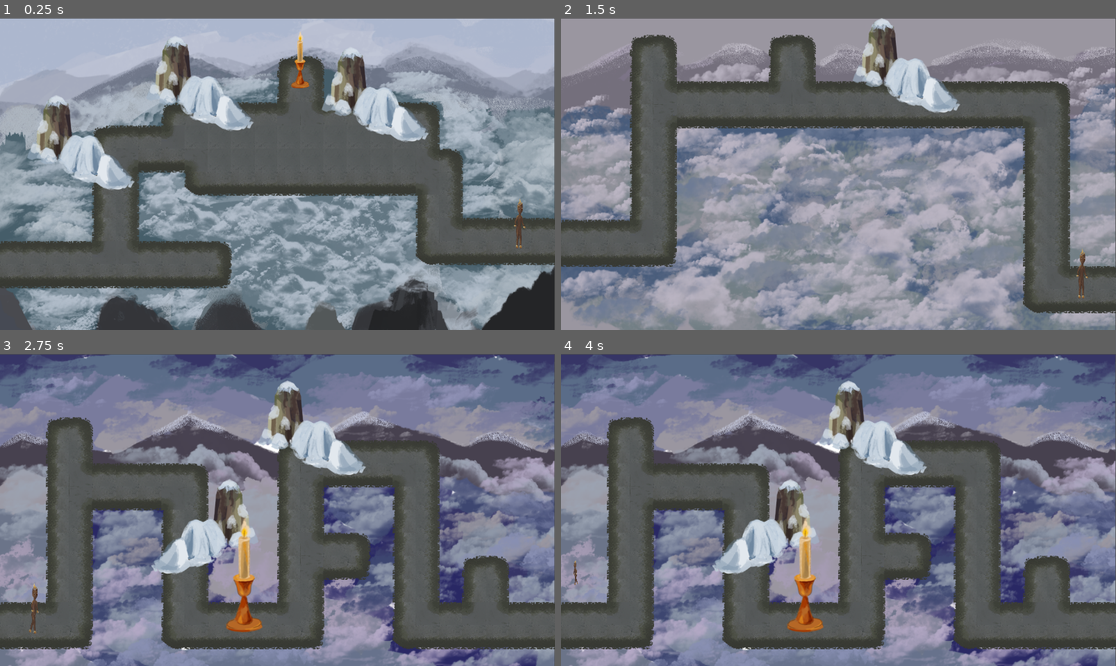
Above: before the commit, frames 1-4 (two rows, left to right).
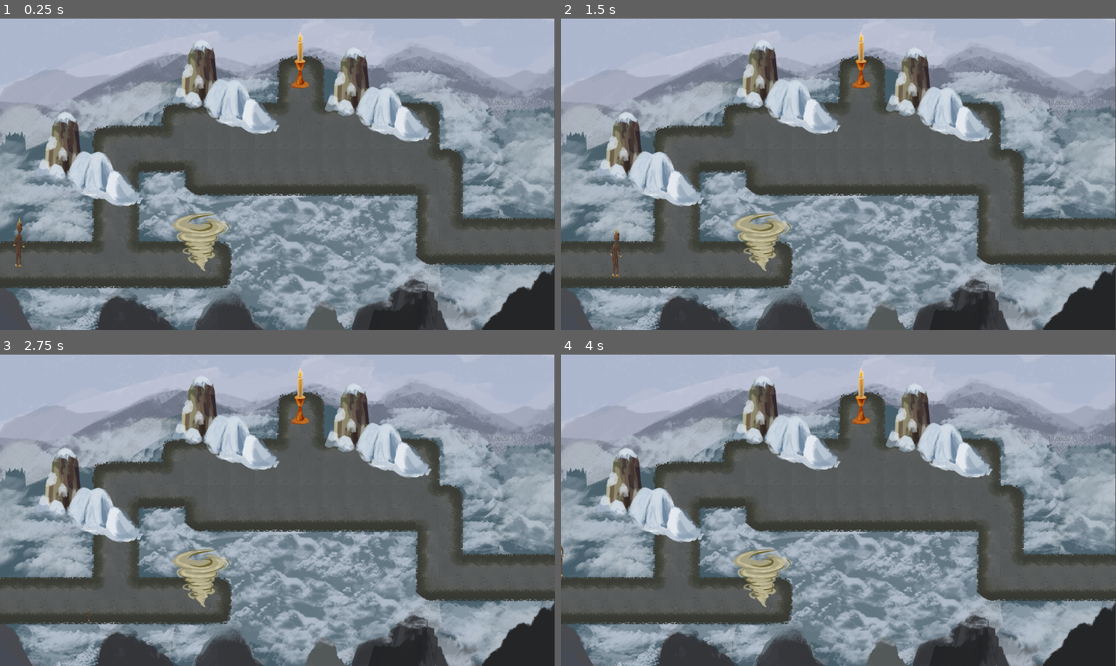
Above: after the commit, the same moments.

Repository: silvanasc804/on-off_labyrinth
Game: Godot game, scene res://scenes/levels/level_1.tscn
The game is run twice, just before and just after one commit, with the same random seed, the same clock (stepped at 60 frames per second) and the same inputs. This scene is started directly instead of the project's main scene.
Inputs:
- Up to frame 1 (0.25 s): no input
- Up to frame 2 (1.5 s): tap Enter at 0.5 s; hold D (right) 0.53-1.28 s; hold S (down) from 1.28 s (still down)
- Up to frame 3 (2.75 s): release S (down) at 2.03 s; hold D (right) from 2.03 s (still down)
- Up to frame 4 (4 s): tap Space at 2.75 s; release D (right) at 2.78 s; hold W (up) 2.78-3.53 s; hold A (left) from 3.53 s (still down)

The runs differ from the first frame. In frame 1, 8.4% of the frame differs, in the area x 2-95%, y 6-82%; in frame 2, 83%, in the area x 0-100%, y 0-100%; in frame 3, 82%; in frame 4, 82%.

Commit message:
Ubicacion de assets

Diff:
--- a/scenes/levels/level_1.tscn
+++ b/scenes/levels/level_1.tscn
@@ -1,10 +1,11 @@
-[gd_scene load_steps=13 format=4 uid="uid://bfj661mvprtap"]
+[gd_scene load_steps=14 format=4 uid="uid://bfj661mvprtap"]
 
 [ext_resource type="Texture2D" uid="uid://vvpdypqo4a7v" path="res://art/ground/path1.png" id="1_6iamk"]
 [ext_resource type="Texture2D" uid="uid://cyfkcxo1rgtf8" path="res://art/background/bg1.png" id="1_sk5k4"]
 [ext_resource type="Texture2D" uid="uid://dqhn67biprcsq" path="res://art/ground/path2.png" id="2_nsrm0"]
 [ext_resource type="PackedScene" uid="uid://cgawmsaxesbgn" path="res://scenes/interactive/mountain.tscn" id="3_nsrm0"]
 [ext_resource type="PackedScene" uid="uid://b06pcja47s3yq" path="res://scenes/interactive/vela.tscn" id="5_6761a"]
+[ext_resource type="PackedScene" uid="uid://ylipdnq5w5fs" path="res://scenes/interactive/tornado.tscn" id="5_qxy0u"]
 [ext_resource type="PackedScene" uid="uid://jxi0e4ke5w2n" path="res://scenes/player/player_on.tscn" id="6_s8va5"]
 [ext_resource type="PackedScene" uid="uid://em5vgs8c5ccr" path="res://scenes/gamecontroller/game_controller.tscn" id="7_oc4kc"]
 [ext_resource type="PackedScene" uid="uid://bgivxtt3pa8o4" path="res://scenes/interactive/level_change.tscn" id="8_s8va5"]
@@ -54,15 +55,15 @@
 tile_set = SubResource("TileSet_sk5k4")
 
 [node name="Area2D" parent="." instance=ExtResource("3_nsrm0")]
-position = Vector2(779, 159)
+position = Vector2(785, 159)
 scale = Vector2(0.697764, 0.7)
 
 [node name="Area2D2" parent="." instance=ExtResource("3_nsrm0")]
-position = Vector2(415, 136)
+position = Vector2(469, 143)
 scale = Vector2(0.7, 0.7)
 
 [node name="Area2D3" parent="." instance=ExtResource("3_nsrm0")]
-position = Vector2(168, 259)
+position = Vector2(186, 293)
 scale = Vector2(0.7, 0.7)
 
 [node name="vela" parent="." instance=ExtResource("5_6761a")]
@@ -70,7 +71,7 @@
 scale = Vector2(0.5, 0.5)
 
 [node name="player" parent="." instance=ExtResource("6_s8va5")]
-position = Vector2(1079, 427)
+position = Vector2(40, 467)
 
 [node name="GameController" parent="." instance=ExtResource("7_oc4kc")]
 
@@ -79,5 +80,9 @@
 
 [node name="Pause" parent="." instance=ExtResource("9_dga24")]
 
+[node name="tornado" parent="." instance=ExtResource("5_qxy0u")]
+position = Vector2(417, 465)
+scale = Vector2(0.6, 0.6)
+
 [connection signal="body_exited" from="camino" to="GameController" method="_on_camino_body_exited"]
 [connection signal="player_use" from="vela" to="GameController" method="_on_vela_player_use"]
--- a/scenes/levels/level_2.tscn
+++ b/scenes/levels/level_2.tscn
@@ -8,6 +8,7 @@
 [ext_resource type="PackedScene" uid="uid://jxi0e4ke5w2n" path="res://scenes/player/player_on.tscn" id="6_qpwj6"]
 [ext_resource type="PackedScene" uid="uid://bgivxtt3pa8o4" path="res://scenes/interactive/level_change.tscn" id="7_ibugp"]
 [ext_resource type="PackedScene" uid="uid://b1ae2rxtf20ps" path="res://scenes/userinterface/pause.tscn" id="8_8qukl"]
+[ext_resource type="PackedScene" uid="uid://ylipdnq5w5fs" path="res://scenes/interactive/tornado.tscn" id="9_3p04p"]
 
 [sub_resource type="TileSetAtlasSource" id="TileSetAtlasSource_fiq81"]
 texture = ExtResource("1_ra442")
@@ -55,11 +56,11 @@
 tile_set = SubResource("TileSet_8qukl")
 
 [node name="Area2D" parent="." instance=ExtResource("3_ra442")]
-position = Vector2(717, 99)
+position = Vector2(688, 117)
 scale = Vector2(0.7, 0.7)
 
 [node name="player" parent="." instance=ExtResource("6_qpwj6")]
-position = Vector2(1042, 511)
+position = Vector2(42, 421)
 
 [node name="GameController" parent="." instance=ExtResource("5_l37oo")]
 position = Vector2(481.688, 309.729)
@@ -69,4 +70,16 @@
 
 [node name="Pause" parent="." instance=ExtResource("8_8qukl")]
 
+[node name="tornado" parent="." instance=ExtResource("9_3p04p")]
+position = Vector2(195, 235)
+scale = Vector2(0.7, 0.7)
+speed = 190
+y_variation = 220
+
+[node name="tornado2" parent="." instance=ExtResource("9_3p04p")]
+position = Vector2(480, 96)
+scale = Vector2(0.7, 0.7)
+speed = 200
+y_variation = 55
+
 [connection signal="body_exited" from="camino" to="GameController" method="_on_camino_body_exited"]
--- a/scenes/levels/level_3.tscn
+++ b/scenes/levels/level_3.tscn
@@ -9,6 +9,7 @@
 [ext_resource type="PackedScene" uid="uid://jxi0e4ke5w2n" path="res://scenes/player/player_on.tscn" id="7_fkk1g"]
 [ext_resource type="PackedScene" uid="uid://bgivxtt3pa8o4" path="res://scenes/interactive/level_change.tscn" id="8_ugcn1"]
 [ext_resource type="PackedScene" uid="uid://b1ae2rxtf20ps" path="res://scenes/userinterface/pause.tscn" id="9_pimnq"]
+[ext_resource type="PackedScene" uid="uid://ylipdnq5w5fs" path="res://scenes/interactive/tornado.tscn" id="10_2bnyt"]
 
 [sub_resource type="TileSetAtlasSource" id="TileSetAtlasSource_ugcn1"]
 texture = ExtResource("1_0qepi")
@@ -56,16 +57,17 @@
 tile_set = SubResource("TileSet_2bnyt")
 
 [node name="Area2D" parent="." instance=ExtResource("3_ftfob")]
-position = Vector2(425, 359)
+position = Vector2(453, 372)
 rotation = 3.14159
 scale = Vector2(0.7, -0.7)
 
 [node name="Area2D2" parent="." instance=ExtResource("3_ftfob")]
-position = Vector2(648, 154)
+position = Vector2(620, 170)
 scale = Vector2(0.7, 0.7)
 
 [node name="Area2D3" parent="." instance=ExtResource("4_fkk1g")]
-position = Vector2(507, 459)
+position = Vector2(507, 525)
+scale = Vector2(0.5, 0.5)
 
 [node name="player" parent="." instance=ExtResource("7_fkk1g")]
 position = Vector2(37, 529)
@@ -77,4 +79,20 @@
 
 [node name="Pause" parent="." instance=ExtResource("9_pimnq")]
 
+[node name="tornado" parent="." instance=ExtResource("10_2bnyt")]
+position = Vector2(141, 317)
+scale = Vector2(0.6, 0.6)
+speed = 150
+y_variation = 210
+
+[node name="tornado2" parent="." instance=ExtResource("10_2bnyt")]
+position = Vector2(680, 363)
+scale = Vector2(0.6, 0.6)
+speed = 200
+x_variation = 55
+
+[node name="vela" parent="." instance=ExtResource("4_fkk1g")]
+position = Vector2(1007, 450)
+scale = Vector2(0.5, 0.5)
+
 [connection signal="body_exited" from="camino" to="GameController" method="_on_camino_body_exited"]
--- a/scenes/levels/level_4.tscn
+++ b/scenes/levels/level_4.tscn
@@ -9,6 +9,7 @@
 [ext_resource type="PackedScene" uid="uid://bgivxtt3pa8o4" path="res://scenes/interactive/level_change.tscn" id="7_5vn0v"]
 [ext_resource type="PackedScene" uid="uid://jxi0e4ke5w2n" path="res://scenes/player/player_on.tscn" id="8_ts8eg"]
 [ext_resource type="PackedScene" uid="uid://b1ae2rxtf20ps" path="res://scenes/userinterface/pause.tscn" id="9_um320"]
+[ext_resource type="PackedScene" uid="uid://ylipdnq5w5fs" path="res://scenes/interactive/tornado.tscn" id="10_glw47"]
 
 [sub_resource type="TileSetAtlasSource" id="TileSetAtlasSource_w6h2s"]
 texture = ExtResource("1_w6h2s")
@@ -56,19 +57,16 @@
 tile_set = SubResource("TileSet_ts8eg")
 
 [node name="Area2D" parent="." instance=ExtResource("3_anwe6")]
-position = Vector2(594, 444)
+position = Vector2(604, 421)
 scale = Vector2(0.7, 0.7)
 
 [node name="Area2D2" parent="." instance=ExtResource("3_anwe6")]
-position = Vector2(669, 98)
-scale = Vector2(0.7, 0.7)
-
-[node name="Area2D3" parent="." instance=ExtResource("4_ogj6a")]
-position = Vector2(911, 198)
+position = Vector2(656, 111)
 scale = Vector2(0.7, 0.7)
 
 [node name="Area2D4" parent="." instance=ExtResource("4_ogj6a")]
-position = Vector2(1014, 392)
+position = Vector2(1011, 444)
+scale = Vector2(0.5, 0.5)
 
 [node name="GameController" parent="." instance=ExtResource("6_rej77")]
 
@@ -76,8 +74,40 @@
 position = Vector2(1172, 565)
 
 [node name="player" parent="." instance=ExtResource("8_ts8eg")]
-position = Vector2(1094, 520)
+position = Vector2(43, 523)
 
 [node name="Pause" parent="." instance=ExtResource("9_um320")]
 
+[node name="tornado" parent="." instance=ExtResource("10_glw47")]
+position = Vector2(195, 373)
+scale = Vector2(0.6, 0.6)
+speed = 200
+x_variation = 44
+
+[node name="tornado2" parent="." instance=ExtResource("10_glw47")]
+position = Vector2(294, 197)
+scale = Vector2(0.6, 0.6)
+speed = 200
+y_variation = 36
+
+[node name="tornado3" parent="." instance=ExtResource("10_glw47")]
+position = Vector2(435, 148)
+scale = Vector2(0.6, 0.6)
+speed = 200
+y_variation = 90
+
+[node name="tornado4" parent="." instance=ExtResource("10_glw47")]
+position = Vector2(622, 254)
+scale = Vector2(0.5, 0.5)
+
+[node name="tornado5" parent="." instance=ExtResource("10_glw47")]
+position = Vector2(821, 225)
+scale = Vector2(0.5, 0.5)
+speed = 200
+y_variation = 180
+
+[node name="vela" parent="." instance=ExtResource("4_ogj6a")]
+position = Vector2(908, 234)
+scale = Vector2(0.5, 0.5)
+
 [connection signal="body_exited" from="camino" to="GameController" method="_on_camino_body_exited"]
--- a/scenes/levels/level_5.tscn
+++ b/scenes/levels/level_5.tscn
@@ -8,6 +8,8 @@
 [ext_resource type="Texture2D" uid="uid://dvvja7q3gulmw" path="res://art/interactive/tornado.png" id="5_mxx4w"]
 [ext_resource type="PackedScene" uid="uid://em5vgs8c5ccr" path="res://scenes/gamecontroller/game_controller.tscn" id="6_hldbq"]
 [ext_resource type="PackedScene" uid="uid://b1ae2rxtf20ps" path="res://scenes/userinterface/pause.tscn" id="7_fsnos"]
+[ext_resource type="PackedScene" uid="uid://ylipdnq5w5fs" path="res://scenes/interactive/tornado.tscn" id="9_vvoq0"]
+[ext_resource type="PackedScene" uid="uid://b06pcja47s3yq" path="res://scenes/interactive/vela.tscn" id="10_tqnj0"]
 
 [sub_resource type="TileSetAtlasSource" id="TileSetAtlasSource_hldbq"]
 texture = ExtResource("1_dswqx")
@@ -56,11 +58,11 @@
 collision_enabled = false
 
 [node name="Area2D" parent="." instance=ExtResource("3_fi56y")]
-position = Vector2(221, 101)
+position = Vector2(271, 110)
 scale = Vector2(0.6, 0.6)
 
 [node name="Area2D2" parent="." instance=ExtResource("3_fi56y")]
-position = Vector2(1008, 333)
+position = Vector2(1006, 329)
 scale = Vector2(-0.6, 0.6)
 
 [node name="Area2D3" parent="." instance=ExtResource("3_fi56y")]
@@ -88,5 +90,48 @@
 
 [node name="Pause" parent="." instance=ExtResource("7_fsnos")]
 
+[node name="tornado" parent="." instance=ExtResource("9_vvoq0")]
+position = Vector2(698, 43)
+scale = Vector2(0.45, 0.45)
+x_variation = 270
+
+[node name="vela" parent="." instance=ExtResource("10_tqnj0")]
+position = Vector2(865, 535)
+scale = Vector2(0.5, 0.5)
+
+[node name="vela2" parent="." instance=ExtResource("10_tqnj0")]
+position = Vector2(485, 136)
+scale = Vector2(0.4, 0.4)
+
+[node name="tornado2" parent="." instance=ExtResource("9_vvoq0")]
+position = Vector2(138, 342)
+scale = Vector2(0.5, 0.5)
+speed = 200
+y_variation = 200
+
+[node name="tornado3" parent="." instance=ExtResource("9_vvoq0")]
+position = Vector2(748, 462)
+scale = Vector2(0.4, 0.4)
+speed = 200
+y_variation = 90
+
+[node name="tornado4" parent="." instance=ExtResource("9_vvoq0")]
+position = Vector2(651, 501)
+scale = Vector2(0.4, 0.4)
+speed = 200
+y_variation = 55
+
+[node name="tornado5" parent="." instance=ExtResource("9_vvoq0")]
+position = Vector2(396, 550)
+scale = Vector2(0.4, 0.4)
+speed = 200
+x_variation = 125
+
+[node name="tornado6" parent="." instance=ExtResource("9_vvoq0")]
+position = Vector2(1004, 184)
+scale = Vector2(0.4, 0.4)
+speed = 200
+x_variation = 32
+
 [connection signal="body_exited" from="camino" to="GameController" method="_on_camino_body_exited"]
 [connection signal="body_entered" from="final" to="GameController" method="_on_final_body_entered"]
Not shown: 1 places in scenes/levels/level_2.tscn that only renumber resources
Not shown: 1 places in scenes/levels/level_3.tscn that only renumber resources
Not shown: 1 places in scenes/levels/level_4.tscn that only renumber resources
Not shown: 1 places in scenes/levels/level_5.tscn that only renumber resources
